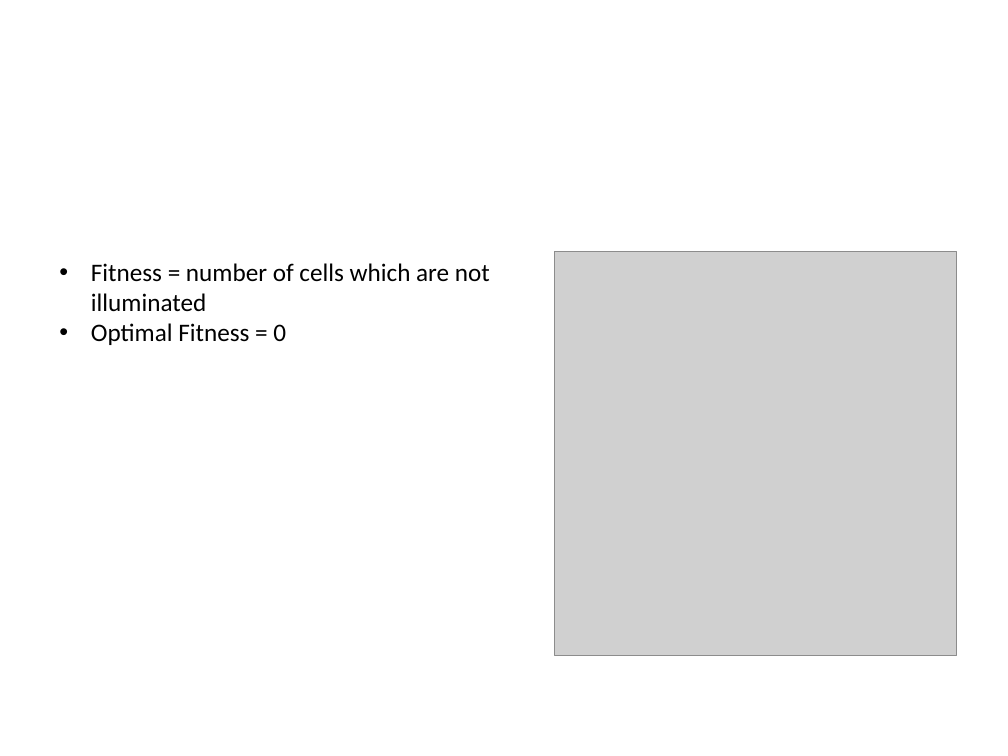
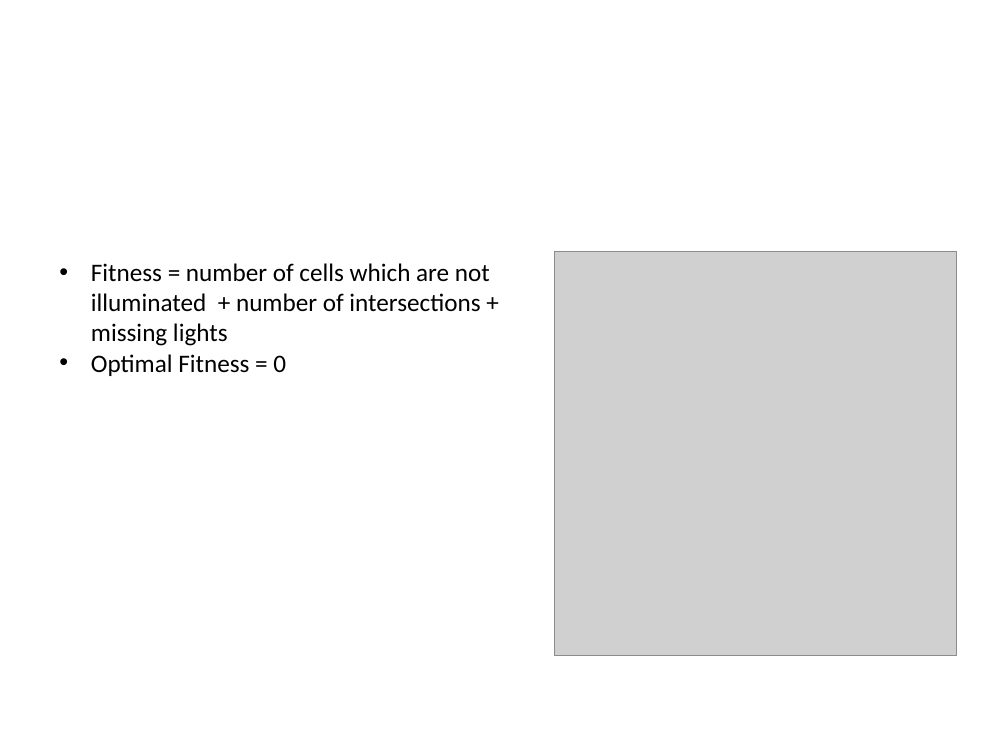
Before and after one commit to LironAvr/EvolutionaryLightsUp, a slide deck: slide 12 of presentation.pptx (slide 11 before the commit). Drawn at 1008x756 pixels with LibreOffice and Linux fonts; fonts in the diff are those of the drawing; grey boxes stand for pictures; background and template pictures are left out. Boxes give left, top, right and bottom in pixels: in the first picture for what was removed or moved away, otherwise in the second. Text is boxed around its words. In the diff, an @@ line names an element or a change of style, - is before the commit and + after.

```diff
--- a/presentation.pptx
+++ b/presentation.pptx
@@ text at bbox=[91, 263, 490, 346]: text changed @@
-• Fitness = number of cells which are not illuminated
+• Fitness = number of cells which are not illuminated + number of intersections + missing lights
```
Also in this commit, not shown: 1 slide added.
